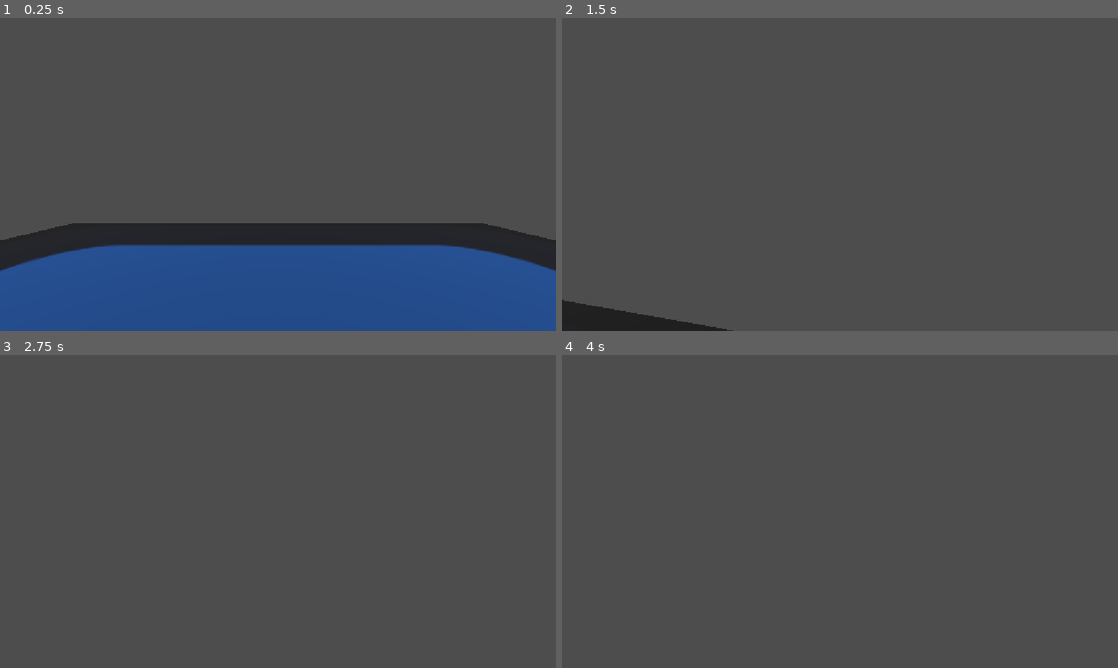
Above: before the commit, frames 1-4 (two rows, left to right).
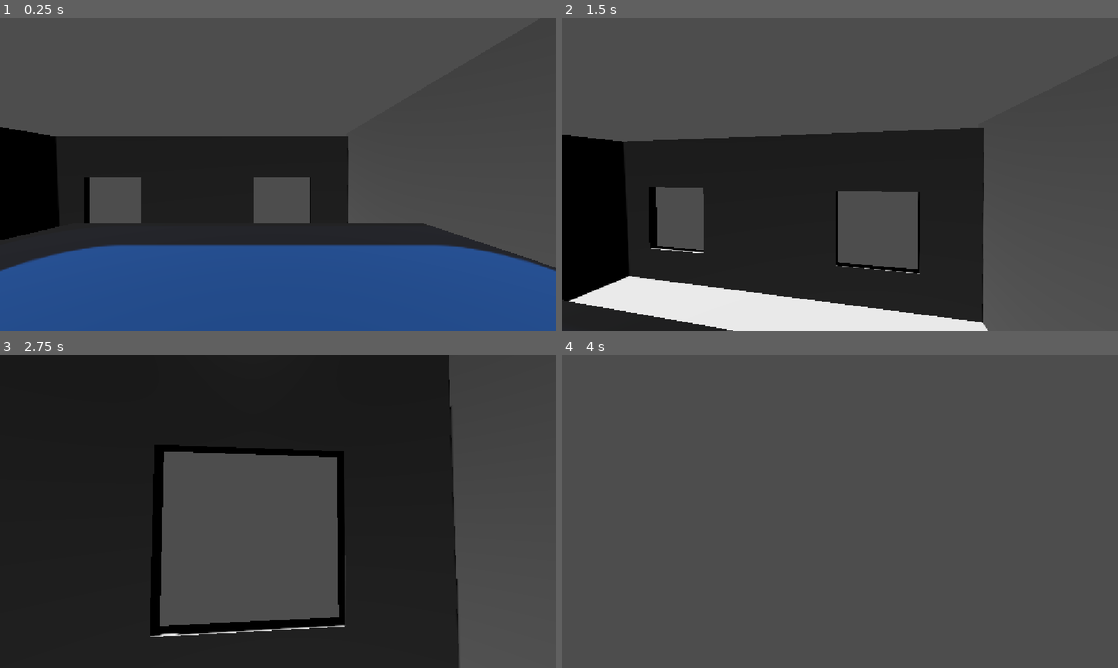
Above: after the commit, the same moments.

Repository: be-the-root/34
Game: Godot game, scene res://scenes/level.tscn
The game is run twice, just before and just after one commit, with the same random seed, the same clock (stepped at 60 frames per second) and the same inputs. The engine's default icon, where the game draws it, is replaced by a stand-in: a white triangle on a blue panel in a dark square.
Inputs (mouse positions are in pixels of both pictures, inside the frame that each line leads up to):
- Up to frame 1 (0.25 s): no input
- Up to frame 2 (1.5 s): tap Enter at 0.5 s; move the mouse to (867, 174) at 0.52 s; hold W (forward) from 0.53 s (still down); tap Alt at 0.6 s; click (867, 174) at 0.67 s; tap Space (jump) at 0.77 s; move the mouse to (812, 174) at 1.27 s; tap Shift at 1.35 s; click (812, 174) at 1.42 s
- Up to frame 3 (2.75 s): keep holding W (forward); tap Space (jump) at 1.52 s; move the mouse to (289, 505) at 2.02 s; tap Alt at 2.1 s; click (289, 505) at 2.17 s
- Up to frame 4 (4 s): keep holding W (forward); move the mouse to (834, 517) at 2.77 s; tap Shift at 2.85 s; click (834, 517) at 2.92 s; tap Space (jump) at 3.02, 3.77 s; move the mouse to (878, 514) at 3.52 s; tap Alt at 3.6 s; click (878, 514) at 3.67 s

The runs differ from the first frame. In frame 1, 16% of the frame differs, in the area x 0-100%, y 34-80%; in frame 2, 41%; in frame 3, 65%, in the area x 0-83%, y 0-100%; in frame 4, nothing differs.

Commit message:
made my house for the game and updated the player camera

Diff:
--- a/player/fp_cam.gd
+++ b/player/fp_cam.gd
@@ -5,8 +5,15 @@
 func _ready() -> void:
 	Input.mouse_mode = Input.MOUSE_MODE_CAPTURED
 
+func _unhandled_input(event: InputEvent) -> void:
+	if event.is_action_pressed("ui_cancel"):
+		Input.mouse_mode = Input.MOUSE_MODE_VISIBLE
+	elif Input.mouse_mode != Input.MOUSE_MODE_CAPTURED and event is InputEventMouseButton:
+		if event.pressed and event.button_index == MOUSE_BUTTON_LEFT:
+			Input.mouse_mode = Input.MOUSE_MODE_CAPTURED
+
 func _input(event: InputEvent) -> void:
-	if event is InputEventMouseMotion:
+	if event is InputEventMouseMotion and Input.mouse_mode == Input.MOUSE_MODE_CAPTURED:
 		get_parent().rotate_y(deg_to_rad(-event.relative.x * sensitivity))
 		rotate_x(deg_to_rad(-event.relative.y * sensitivity))
 		rotation.x = clamp(rotation.x, deg_to_rad(-90), deg_to_rad(90))
--- a/scenes/level.tscn
+++ b/scenes/level.tscn
@@ -2,6 +2,7 @@
 
 [ext_resource type="Texture2D" uid="uid://ctlg2d1b48r4x" path="res://icon.svg" id="1_2q6dc"]
 [ext_resource type="PackedScene" uid="uid://ckhl3dmc2uxye" path="res://player/player.tscn" id="2_w7c3h"]
+[ext_resource type="PackedScene" uid="uid://cuwe7cbo64asg" path="res://Untitled.glb" id="2_w8frs"]
 
 [sub_resource type="StandardMaterial3D" id="StandardMaterial3D_vkdpk"]
 albedo_color = Color(1, 1, 1, 0)
@@ -27,6 +28,9 @@
 transform = Transform3D(15, 0, 0, 0, 1, 0, 0, 0, 15, 0, 0, 0)
 shape = SubResource("BoxShape3D_wp5od")
 
+[node name="Untitled" parent="floor" unique_id=389595900 instance=ExtResource("2_w8frs")]
+transform = Transform3D(1, 0, 0, 0, 1, 0, 0, 0, 1, 11.951491, 0.00067004934, 5.218079)
+
 [node name="player" parent="." unique_id=1296198403 instance=ExtResource("2_w7c3h")]
 transform = Transform3D(1, 0, 0, 0, 1, 0, 0, 0, 1, 0, 0.7602706, 0)
 
Binary file added: Untitled.glb
Not shown, added: Untitled.glb.import
